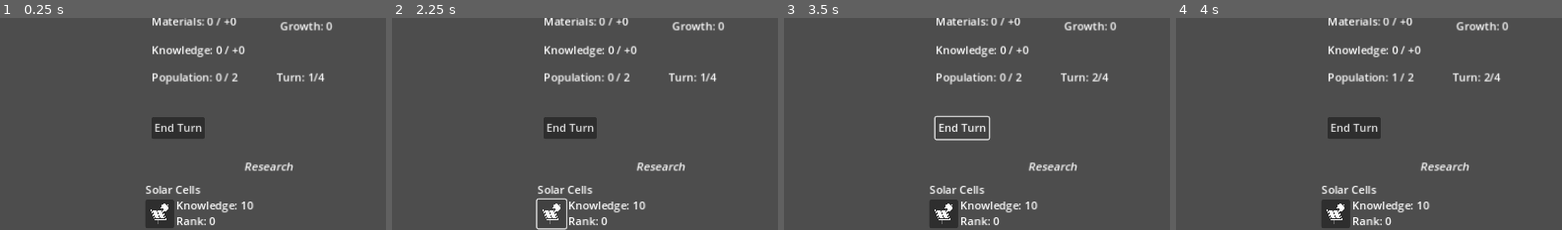
Above: before the commit, frames 1-4 (left to right).
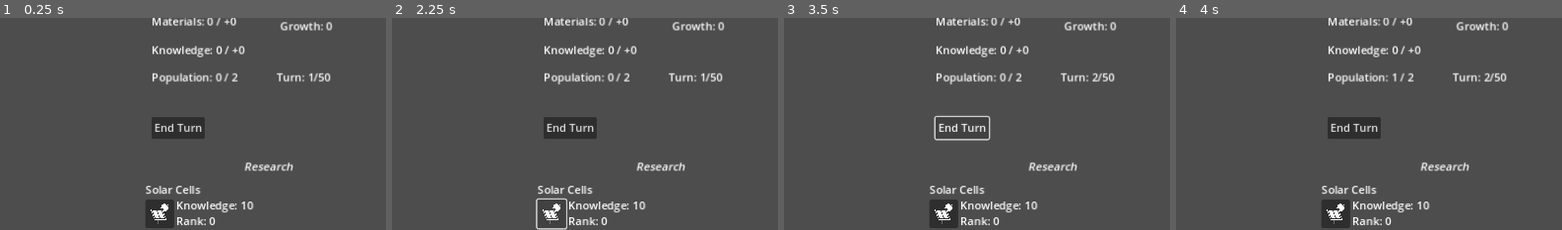
Above: after the commit, the same moments.

Repository: AidanCooper2003/VastExpanse
Game: Godot game, scene res://scenes/main.tscn
Same seed, same stepped clock (60 frames per second), same inputs: the game is played once before the commit and once after it.
Inputs (mouse positions are % of the whole screen's width and height, from its top left):
- Up to frame 1 (0.25 s): no input
- Up to frame 2 (2.25 s): click (13, 11) at 0.52 s; click (8, 11) at 1.27 s; click (71, 60) at 2.02 s
- Up to frame 3 (3.5 s): click "End Turn" at 2.75 s
- Up to frame 4 (4 s): click (13, 11) at 3.52 s
The pictures show only the part of the screen within x 50-100%, y 13-63%; the shares and areas given below are measured in that part.

The runs differ from the first frame. In frame 1, less than 0.1% of the frame differs, in the area x 82-86%, y 25-31%; in frame 2, less than 0.1%; in frame 3, less than 0.1%; in frame 4, less than 0.1%.

Commit message:
Changed final turn back to 50

Diff:
--- a/scenes/main.tscn
+++ b/scenes/main.tscn
@@ -46,4 +46,4 @@
 techWeight = 5
 popWeight = 2
 buildingWeight = 5
-finalTurn = 4
+finalTurn = 50
